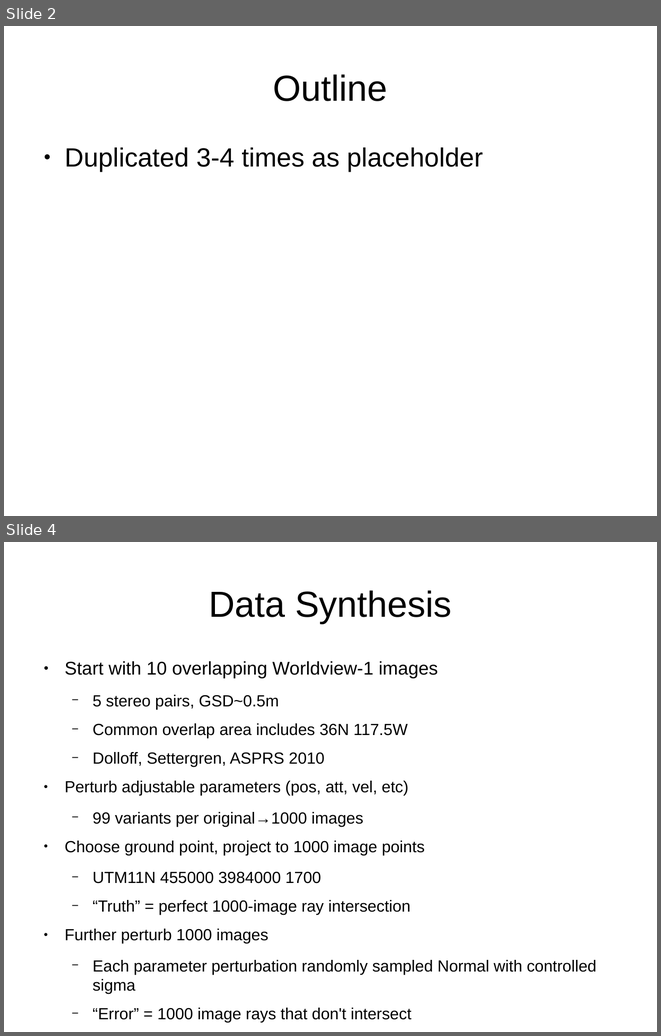
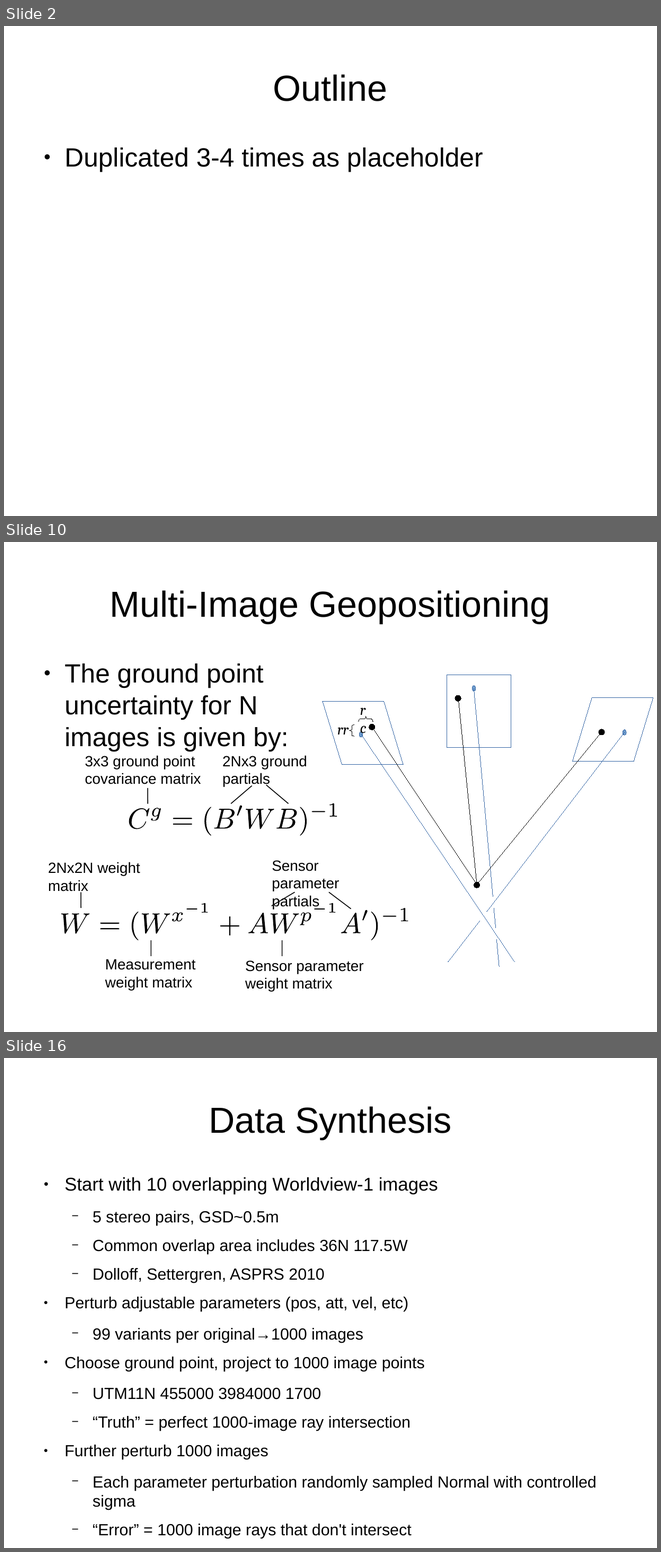
Before and after one commit to sethmerickel/Multi-Image-Geopositioning, a slide deck: papers/asprs2017.odp. Shown one above the other, each under a label of ours: slides 2 and 4 before the commit, slides 2, 10 and 16 after it; the slides between them are not shown. The pictures are 661x1036 and 661x1552 pixels, drawn with LibreOffice and Linux fonts; fonts in the diff are those of the drawing. Boxes give left, top, right and bottom in pixels: in the first picture for what was removed or moved away, otherwise in the second. Text is boxed around its words. In the diff, an @@ line names an element or a change of style, - is before the commit and + after.

```diff
--- a/papers/asprs2017.odp
+++ b/papers/asprs2017.odp
@@ slide 10 added at box(4, 542, 657, 1032), background #FFFFFF @@
@@ title added at box(110, 590, 550, 623), 44 pt, text #000000 @@
+Multi-Image Geopositioning
@@ text added at box(64, 663, 288, 751), 32 pt, text #000000 @@
+● The ground point uncertainty for N images is given by:
@@ text added at box(354, 697, 378, 720), 18 pt, text #000000, italic @@
+rc
@@ ellipse added at box(456, 696, 461, 702), fill #000000, outline #000000 0 pt @@
@@ line added from (477, 884) to (458, 698), #000000 0 pt @@
@@ freeform shape added at box(359, 716, 373, 722), outline #000000 0 pt @@
@@ text added at box(337, 727, 348, 734), 18 pt, text #000000, italic @@
+rr
@@ freeform shape added at box(350, 724, 354, 736), outline #000000 0 pt @@
@@ ellipse added at box(369, 724, 375, 730), fill #000000, outline #000000 0 pt @@
@@ line added from (477, 884) to (372, 727), #000000 0 pt @@
@@ line added from (477, 884) to (602, 732), #000000 0 pt @@
@@ ellipse added at box(599, 729, 605, 735), fill #000000, outline #000000 0 pt @@
@@ text added at box(85, 755, 201, 784), 18 pt, text #000000 @@
+3x3 ground point covariance matrix
@@ text added at box(222, 755, 307, 787), 18 pt, text #000000 @@
+2Nx3 ground partials
@@ line added from (148, 788) to (148, 804), #000000 0.99 pt @@
@@ line added from (252, 785) to (231, 803), #000000 0.99 pt @@
@@ line added from (266, 785) to (289, 803), #000000 0.99 pt @@
@@ group added at box(128, 803, 339, 836): 12 freeform shapes @@
@@ text added at box(48, 862, 140, 893), 18 pt, text #000000 @@
+2Nx2N weight matrix
@@ text added at box(272, 860, 339, 909), 18 pt, text #000000 @@
+Sensor parameter partials
@@ ellipse added at box(474, 882, 480, 888), fill #000000, outline #000000 0 pt @@
@@ line added from (81, 892) to (81, 908), #000000 0.99 pt @@
@@ line added from (295, 892) to (272, 906), #000000 0.99 pt @@
@@ line added from (329, 892) to (351, 909), #000000 0.99 pt @@
@@ group added at box(60, 903, 411, 941): 19 freeform shapes @@
@@ line added from (151, 940) to (151, 956), #000000 0.99 pt @@
@@ line added from (282, 940) to (282, 956), #000000 0.99 pt @@
@@ group added at box(323, 674, 653, 966): 6 lines, 3 ellipses, 2 parallelograms, 1 rectangle @@
@@ text added at box(105, 959, 196, 990), 18 pt, text #000000 @@
+Measurement weight matrix
@@ text added at box(245, 960, 363, 991), 18 pt, text #000000 @@
+Sensor parameter weight matrix
@@ what was slide 4 is now slide 16 @@
```
Also in this commit, not shown: 1 slide changed, 11 other slides added.
